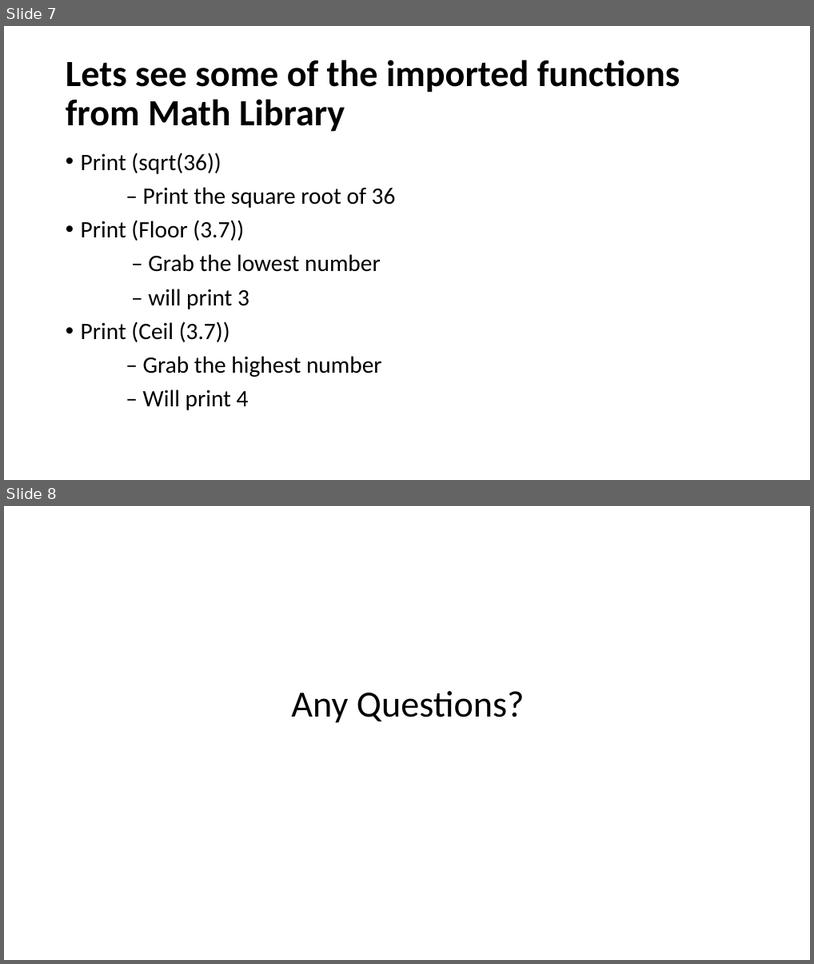
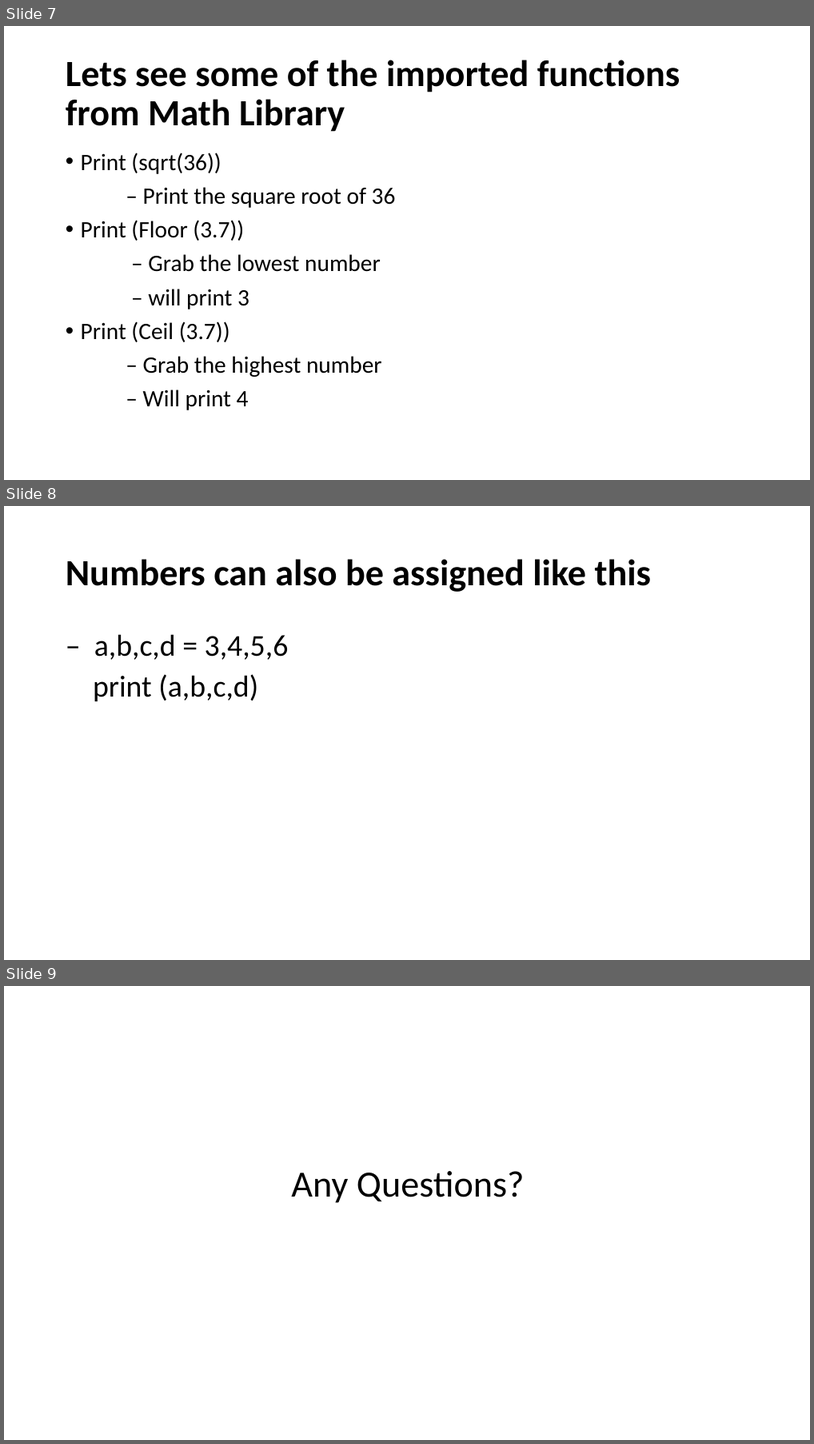
Before and after one commit to HKohin/Python-for-Upward-Bound-Program, a slide deck: PYTHON_13_Working With Numbers.pptx. Shown one above the other, each under a label of ours: slides 7 and 8 before the commit, slides 7, 8 and 9 after it. The pictures are 814x964 and 814x1444 pixels, drawn with LibreOffice and Linux fonts; fonts in the diff are those of the drawing. Boxes give left, top, right and bottom in pixels: in the first picture for what was removed or moved away, otherwise in the second. Text is boxed around its words. In the diff, an @@ line names an element or a change of style, - is before the commit and + after.

```diff
--- a/PYTHON_13_Working With Numbers.pptx
+++ b/PYTHON_13_Working With Numbers.pptx
@@ slide 8 added at bbox=[4, 506, 810, 960], background #FFFFFF @@
@@ title added at bbox=[66, 559, 651, 592], 44 pt, text #000000, bold @@
+Numbers can also be assigned like this
@@ text added at bbox=[93, 634, 289, 701], 36 pt, text #000000 @@
+– a,b,c,d = 3,4,5,6
+print (a,b,c,d)
@@ what was slide 8 is now slide 9 @@
```
